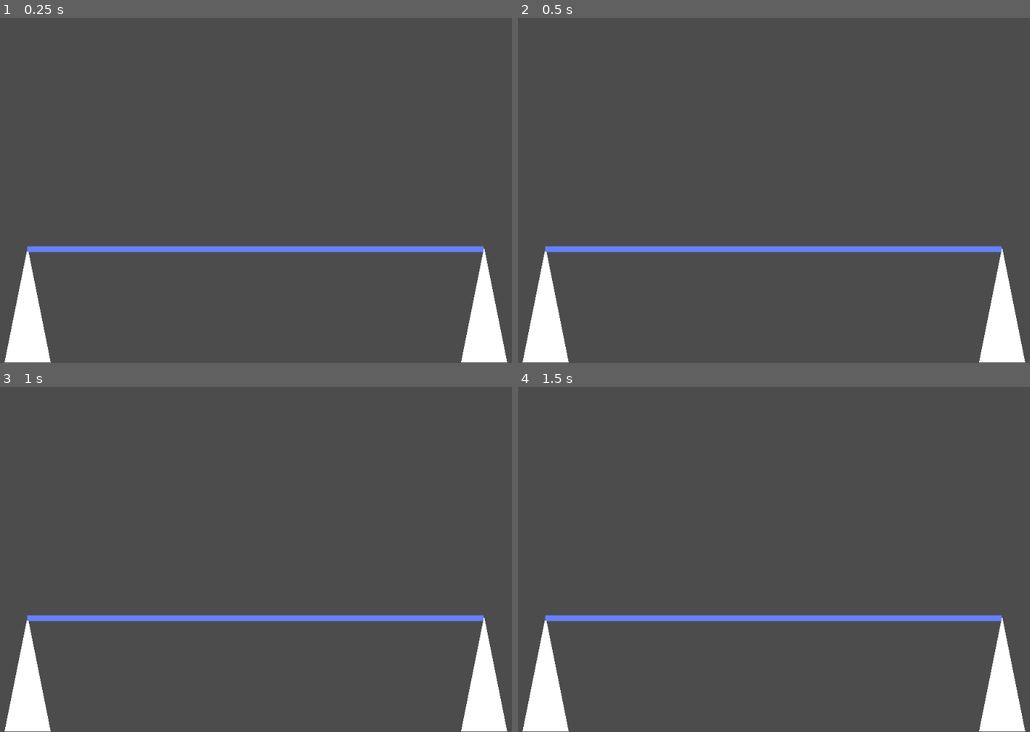
Above: before the commit, frames 1-4 (two rows, left to right).
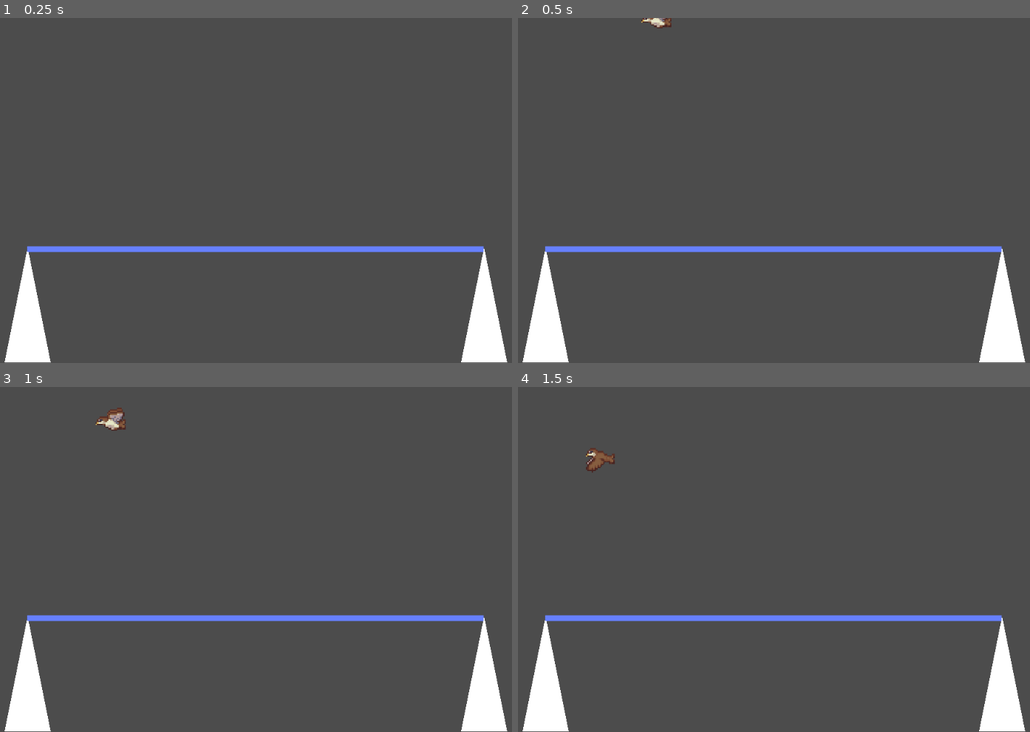
Above: after the commit, the same moments.

Repository: gioele-santi/Birds-on-a-wire
Game: Godot game, scene res://Game.tscn
Same seed, same stepped clock (60 frames per second), same inputs: the game is played once before the commit and once after it. The project has no main scene, so this scene is started directly.
Inputs:
- Up to frame 1 (0.25 s): no input
- Up to frame 2 (0.5 s): no input
- Up to frame 3 (1 s): hold Q (button_1) from 0.53 s (still down)
- Up to frame 4 (1.5 s): release Q (button_1) at 1.28 s; tap W (button_2) at 1.35 s

Frame 1 is identical in both runs. In frame 2, 0.1% of the frame differs, in the area x 24-30%, y 0-3%; in frame 3, 0.2%, in the area x 18-25%, y 5-13%; in frame 4, 0.2%.

Commit message:
Added random bird spawn

Diff:
--- a/Bird.gd
+++ b/Bird.gd
@@ -25,7 +25,7 @@
 
 func _ready() -> void:
 	screen_size = OS.get_screen_size()
-	initialize(position) #test only
+	#initialize(position) #test only
 
 func initialize(start_position:Vector2 = Vector2.ZERO) -> void:
 	randomize()
--- a/Game.gd
+++ b/Game.gd
@@ -4,17 +4,26 @@
 export (PackedScene) var Bird_scene
 
 func _ready() -> void:
+	randomize()
+	spawn_timer.wait_time = rand_range(0.2, 1.5)
+	spawn_timer.start()
 	pass # Replace with function body.
 
 func spawn_bird() -> void:
 	var start_point = Vector2(rand_range(0.0, 1024.0), 0.0)
 	var new_bird: Bird = Bird_scene.instance()
+	$Birds.add_child(new_bird)
 	new_bird.initialize(start_point)
 	#connect die, land fly_away signals
-	$Birds.add_child(new_bird)
+
 
 func _unhandled_input(event: InputEvent) -> void:
 	if event.is_action_pressed("button_1"):
 		print("button_1")
 	elif event.is_action_pressed("button_2"):
 		print("button_2")
+
+
+func _on_Spawn_timer_timeout() -> void:
+	spawn_bird()
+	#check bird count, level and and see if necessary to restart timer
--- a/Game.tscn
+++ b/Game.tscn
@@ -1,9 +1,11 @@
-[gd_scene load_steps=2 format=2]
+[gd_scene load_steps=3 format=2]
 
+[ext_resource path="res://Bird.tscn" type="PackedScene" id=1]
 [ext_resource path="res://Game.gd" type="Script" id=2]
 
 [node name="Game" type="Node"]
 script = ExtResource( 2 )
+Bird_scene = ExtResource( 1 )
 
 [node name="AntennaA" type="Polygon2D" parent="."]
 position = Vector2( 121, 399 )
@@ -17,5 +19,7 @@
 points = PoolVector2Array( 120, 402, 912, 402 )
 
 [node name="Spawn_timer" type="Timer" parent="."]
+one_shot = true
 
 [node name="Birds" type="Node" parent="."]
+[connection signal="timeout" from="Spawn_timer" to="." method="_on_Spawn_timer_timeout"]
